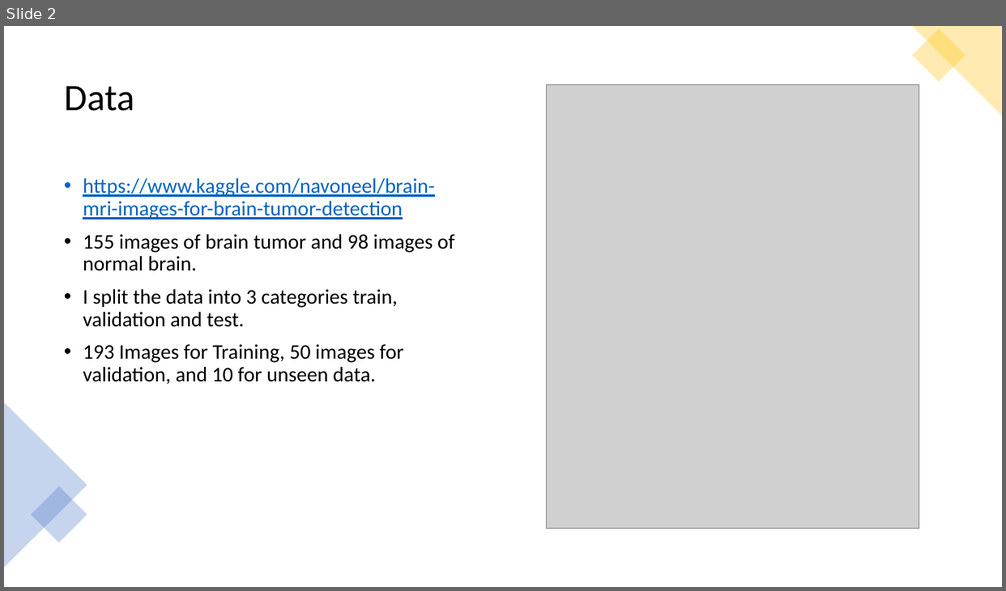
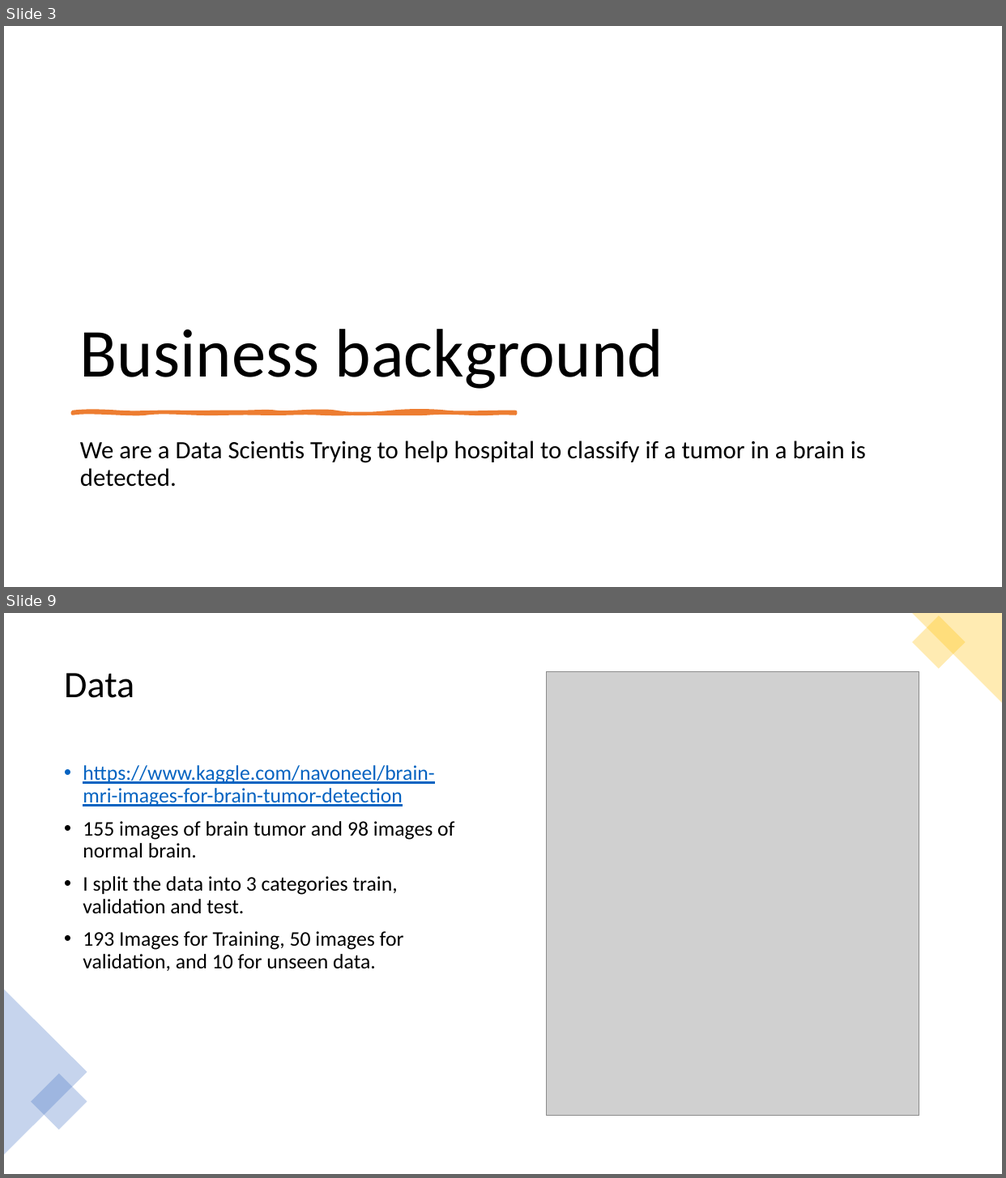
Before and after one commit to Sebercheres/Deep_Learning_Final_Project, a slide deck: Brain MRI Images for Brain Tumor Detection.pptx. Shown one above the other, each under a label of ours: slide 2 before the commit, slides 3 and 9 after it; the slides between them are not shown. The pictures are 1006x591 and 1006x1178 pixels, drawn with LibreOffice and Linux fonts; fonts in the diff are those of the drawing; grey boxes stand for pictures. Boxes give left, top, right and bottom in pixels: in the first picture for what was removed or moved away, otherwise in the second. Text is boxed around its words. In the diff, an @@ line names an element or a change of style, - is before the commit and + after.

```diff
--- a/Brain MRI Images for Brain Tumor Detection.pptx
+++ b/Brain MRI Images for Brain Tumor Detection.pptx
@@ slide 3 added at <box>4,26,1002,587</box>, background #FFFFFF @@
@@ title added at <box>80,329,663,389</box>, 66 pt, text #000000 @@
+Business background
@@ freeform shape added at <box>73,412,516,414</box>, fill #ED7D31, outline #ED7D31 3.25 pt @@
@@ text added at <box>80,441,866,487</box>, 24 pt, text #000000 @@
+We are a Data Scientis Trying to help hospital to classify if a tumor in a brain is detected.
@@ what was slide 2 is now slide 9 @@
```
Also in this commit, not shown: 3 slides changed, 12 other slides added, 1 other file.
